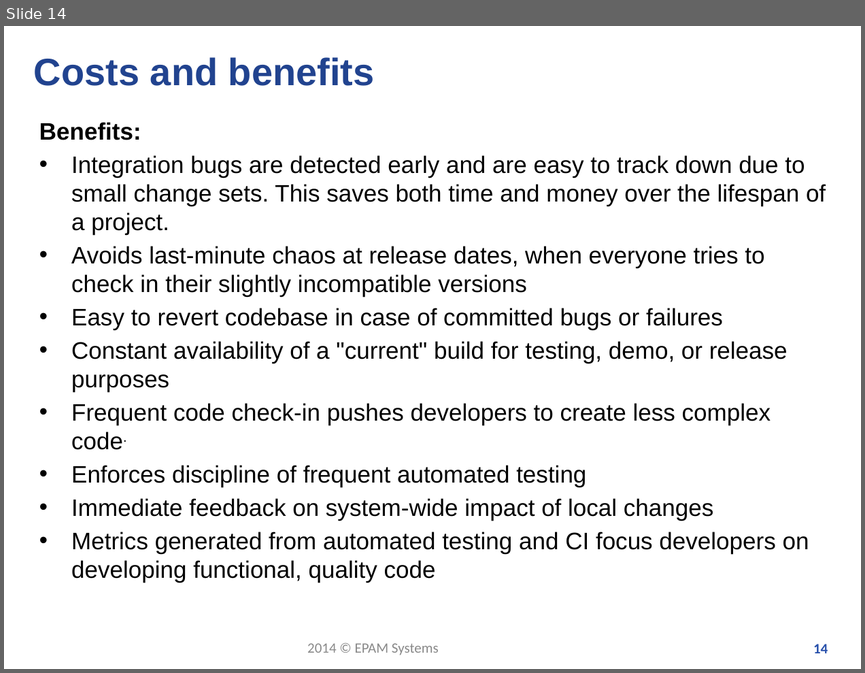
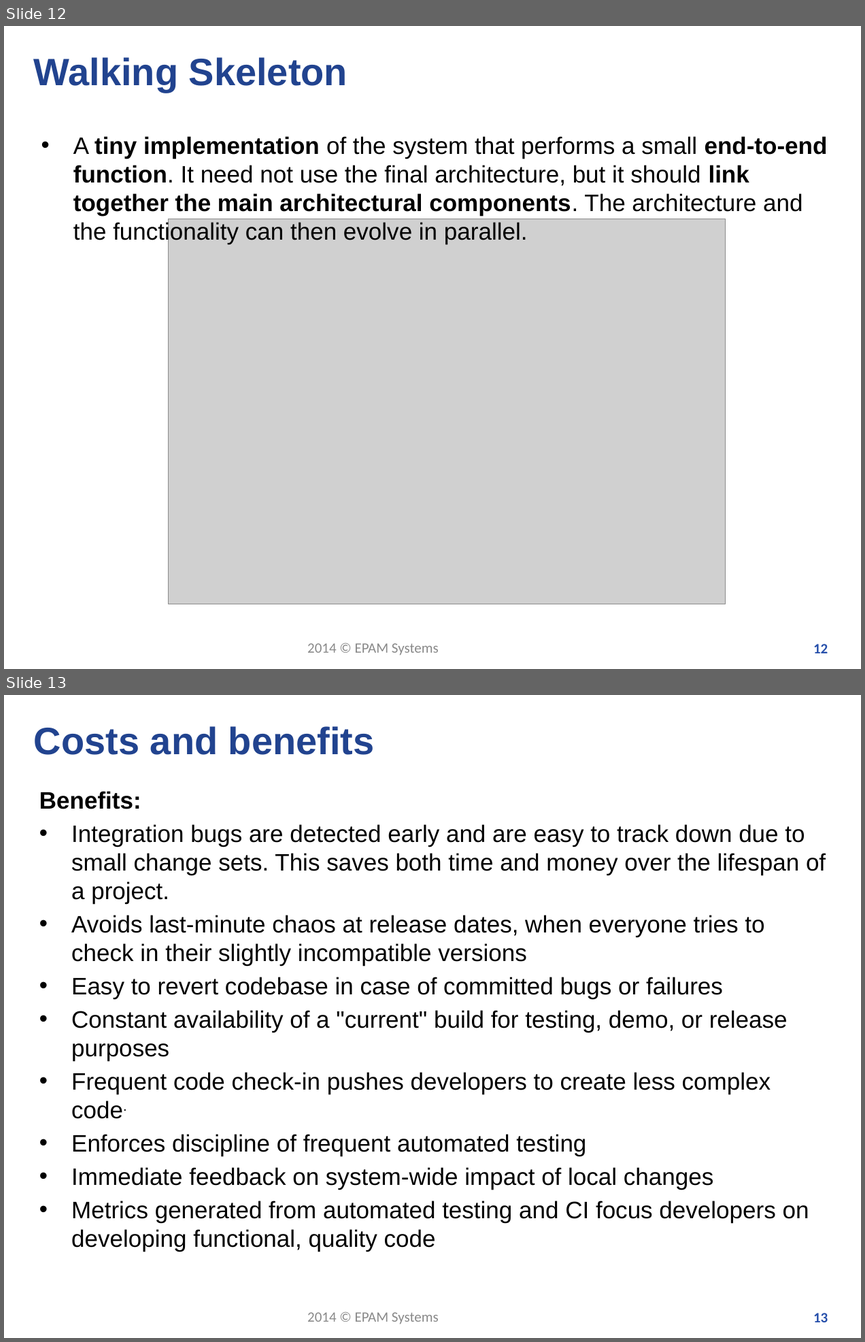
Before and after one commit to santatamas/Build-Automation, a slide deck: presentation/Continuous_Integration.pptx. Shown one above the other, each under a label of ours: slide 14 before the commit, slides 12 and 13 after it. The pictures are 865x673 and 865x1342 pixels, drawn with LibreOffice and Linux fonts; fonts in the diff are those of the drawing; grey boxes stand for pictures; background and template pictures are left out. Boxes give left, top, right and bottom in pixels: in the first picture for what was removed or moved away, otherwise in the second. Text is boxed around its words. In the diff, an @@ line names an element or a change of style, - is before the commit and + after.

```diff
--- a/presentation/Continuous_Integration.pptx
+++ b/presentation/Continuous_Integration.pptx
@@ slide 12 added at [4, 26, 861, 669], background picture (left out); not listed: 2 template elements that a slide beside it also shows @@
@@ title added at [34, 57, 347, 92], 32 pt, text #21438F, bold @@
+Walking Skeleton
@@ text added at [73, 136, 827, 244], 20 pt, text #000000 @@
+• A tiny implementation of the system that performs a small end-to-end function. It need not use the final architecture, but it should link together the main architectural components. The architecture and the functionality can then evolve in parallel.
@@ picture added at [169, 219, 725, 603] @@
@@ what was slide 14 is now slide 13 @@
@@ page number at [813, 1312, 827, 1322]: text changed @@
-14
+13
```
Also in this commit, not shown: 3 slides changed, 1 other slide added, 3 slides removed.
